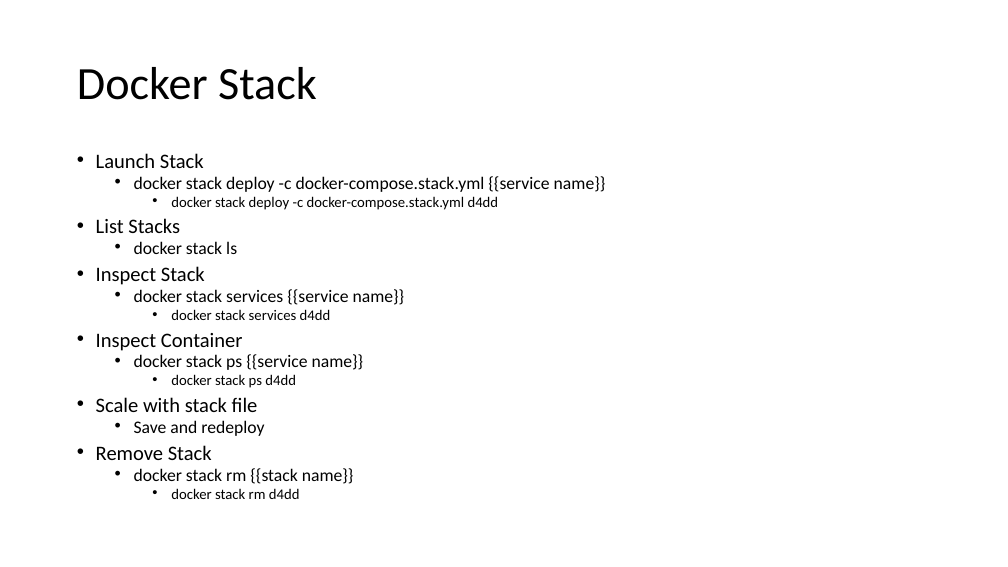
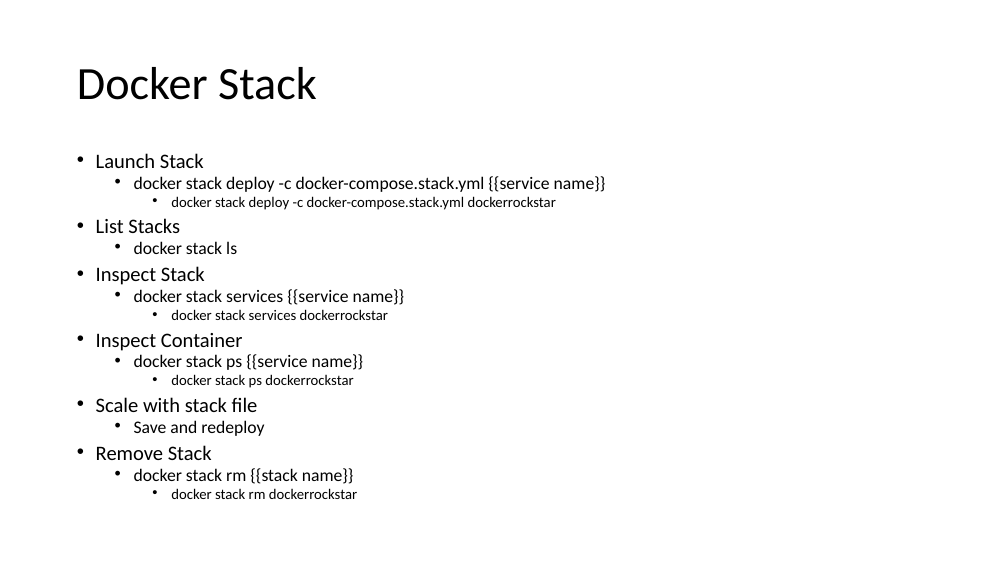
Before and after one commit to dvdmrk/DockerPresentation, a slide deck: slide 33 of Slides/DockerPresentation.pptx (slide 34 before the commit). Drawn at 1008x567 pixels with LibreOffice and Linux fonts; fonts in the diff are those of the drawing. Boxes give left, top, right and bottom in pixels: in the first picture for what was removed or moved away, otherwise in the second. Text is boxed around its words. In the diff, an @@ line names an element or a change of style, - is before the commit and + after.

```diff
--- a/Slides/DockerPresentation.pptx
+++ b/Slides/DockerPresentation.pptx
@@ text at (171, 196, 556, 210): text changed @@
-    • docker stack deploy -c docker-compose.stack.yml d4dd
+    • docker stack deploy -c docker-compose.stack.yml dockerrockstar
@@ text at (171, 309, 388, 320): text changed @@
-    • docker stack services d4dd
+    • docker stack services dockerrockstar
@@ text at (171, 374, 353, 388): text changed @@
-    • docker stack ps d4dd
+    • docker stack ps dockerrockstar
@@ text at (171, 488, 357, 499): text changed @@
-    • docker stack rm d4dd
+    • docker stack rm dockerrockstar
```
Also in this commit, not shown: 7 other slides changed, 1 slide removed, 5 other files.
